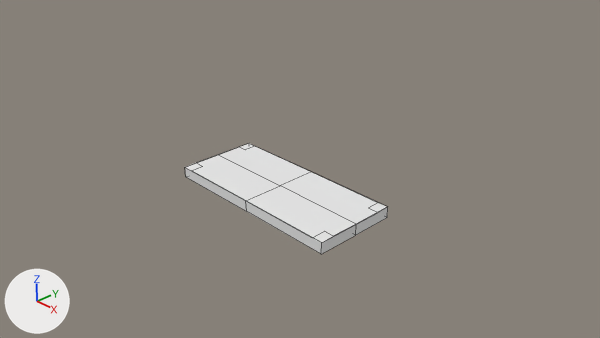
The Blender file blender/model_OrcArcher/model_TowerOrcArcher.blend, before and after one commit.
Both versions are drawn from the file's camera 'Camera'. Every picture has the same lights, and +X, +Y and +Z are marked at lower left. Mesh edges are drawn as thin lines.

The scene before the commit, as lines of its bpy script (objects in view):
```python
me_cube = bpy.data.meshes.new('Cube')
me_cube.from_pydata(...)  # 15 vertices, 8 faces; spans x 0.0..1.0, y -1.0..0.0, z -1.0..1.0
me_cube.materials.append(mat_material)  # white #e7e7e7
ob_cube = bpy.data.objects.new('Cube', me_cube)
ob_cube.location = (0.0, 0.0, 0.0)
ob_cube.scale = (1.75, 0.75, 0.1)
_m = ob_cube.modifiers.new('Mirror', 'MIRROR')
_m.use_axis = (True, True, False)
```
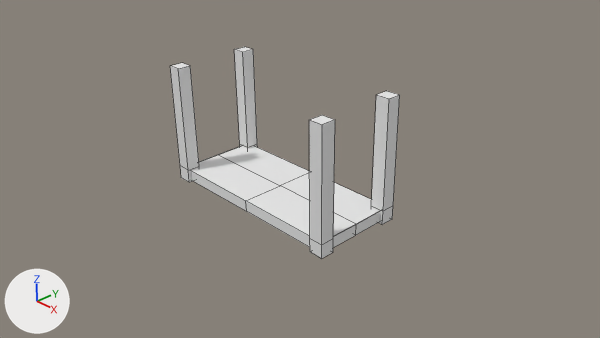
Commit message: model_tower_orc_archer: a floor

Boxes [x1, y1, x2, y2] around the edits, measured in the pictures (600 x 338 px):
'Cube', reshaped (13% wider, 89% taller)
    before: [185, 143, 388, 254]
    after: [170, 47, 400, 258]
part 1 of me_cube, built on
    before: [186, 143, 387, 243]
    after: [170, 47, 400, 258]

The change, as a list of edits to the scene's bpy script:
```text
Change me_cube:
    used by ob_cube; location = (0.0, 0.0, 0.0); scale = (1.75, 0.75, 0.1)
    remove me_cube.from_pydata(...)  # 15 vertices, 8 faces; spans x 0.0..1.0, y -1.0..0.0, z -1.0..1.0
    add me_cube.from_pydata(...)  # 24 vertices, 17 faces; spans x 0.0..1.03, y -1.08..0.0, z -1.22..20.0
    me_cube part 1
    3 vertices are removed from x 0.89..1.0, y -1.0..-0.67, z 1.0
    4 faces are deleted
    6 vertices are added at (0.9, -1.08, -1.22), (0.9, -1.08, 1.22), (0.9, -0.75, -1.22), (0.9, -0.75, 1.22), (0.9, -1.08, 20.0), (0.9, -0.75, 20.0)
    6 new vertices lie (0.13, 0.0, 0.0) away from vertices in x 0.9, y -1.08..-0.75, z -1.22..20.0
    13 new faces join them
```
